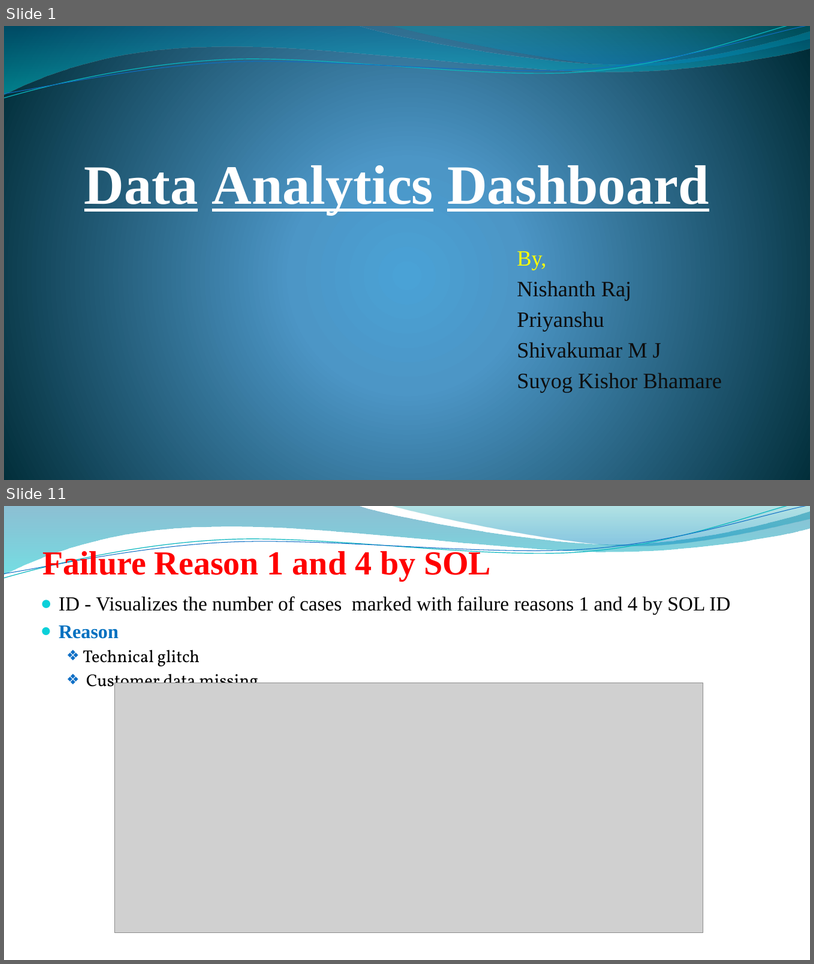
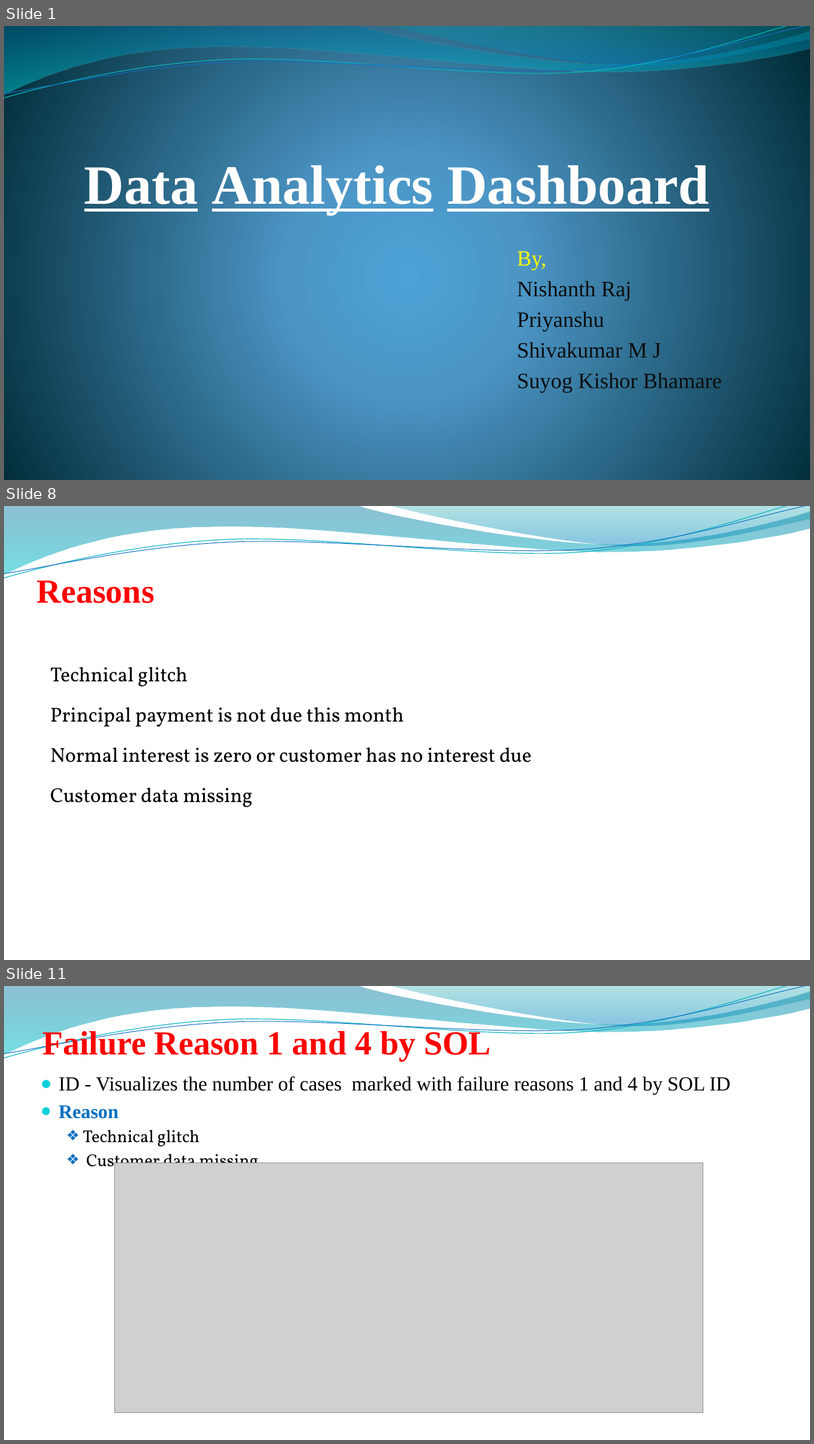
Before and after one commit to sheoranruns/Analytical-Dashboard, a slide deck: PPT/Data Analytics Dashboard.pptx. Shown one above the other, each under a label of ours: slides 1 and 11 before the commit, slides 1, 8 and 11 after it; the slides between them are not shown. The pictures are 814x964 and 814x1444 pixels, drawn with LibreOffice and Linux fonts; fonts in the diff are those of the drawing; grey boxes stand for pictures; background and template pictures are left out. Boxes give left, top, right and bottom in pixels: in the first picture for what was removed or moved away, otherwise in the second. Text is boxed around its words. In the diff, an @@ line names an element or a change of style, - is before the commit and + after.

```diff
--- a/PPT/Data Analytics Dashboard.pptx
+++ b/PPT/Data Analytics Dashboard.pptx
@@ slide 8 added at [4, 506, 810, 960], background picture (left out); not listed: 4 template elements that a slide beside it also shows @@
@@ title added at [37, 580, 155, 603], 40 pt, text #FF0000, bold @@
+Reasons
@@ text added at [50, 667, 532, 807], 24 pt, text #000000 @@
+Technical glitch
+Principal payment is not due this month
+Normal interest is zero or customer has no interest due
+Customer data missing
```
Also in this commit, not shown: 9 slides changed, 1 slide removed.
